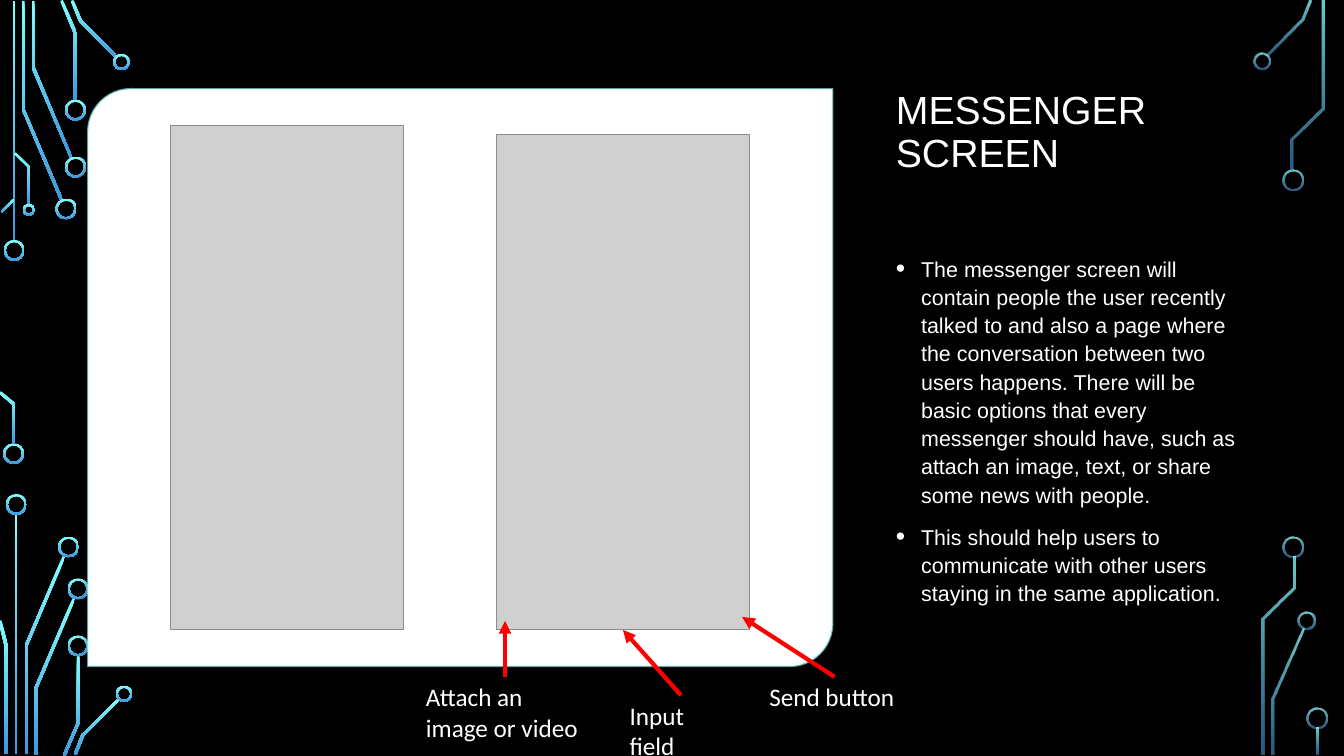
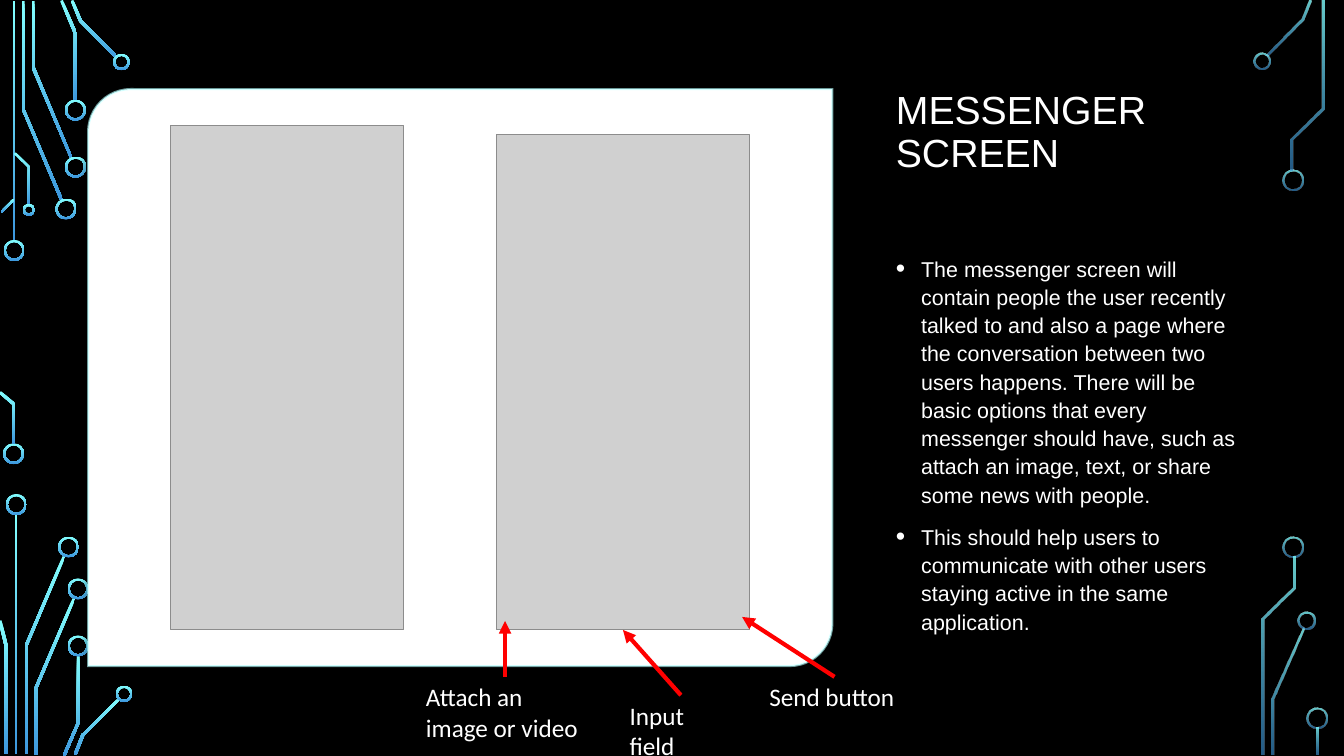
Before and after one commit to IvanZelenkov/Apex, a slide deck: slide 9 of Project Milestone 5/Apex.pptx (slide 8 before the commit). Drawn at 1344x756 pixels with LibreOffice and Linux fonts; fonts in the diff are those of the drawing; grey boxes stand for pictures; background and template pictures are left out. Boxes give left, top, right and bottom in pixels: in the first picture for what was removed or moved away, otherwise in the second. Text is boxed around its words. In the diff, an @@ line names an element or a change of style, - is before the commit and + after.

```diff
--- a/Project Milestone 5/Apex.pptx
+++ b/Project Milestone 5/Apex.pptx
@@ text at <box>921,529,1207,635</box>: text changed @@
-• This should help users to communicate with other users staying in the same application.
+• This should help users to communicate with other users staying active in the same application.
```
Also in this commit, not shown: 5 other slides changed, 2 slides added.
